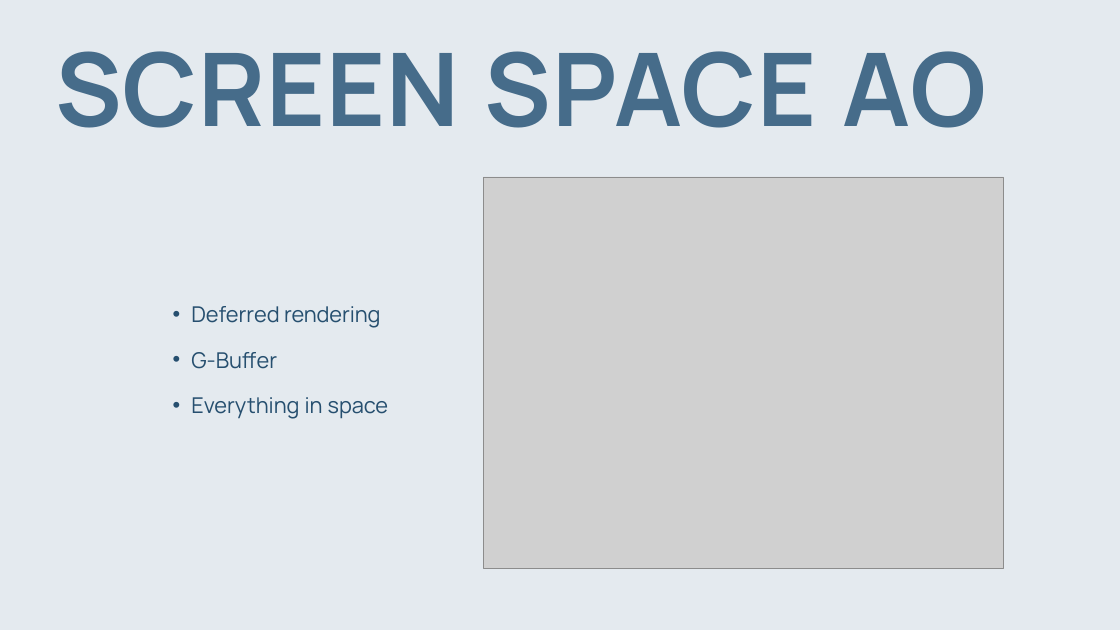
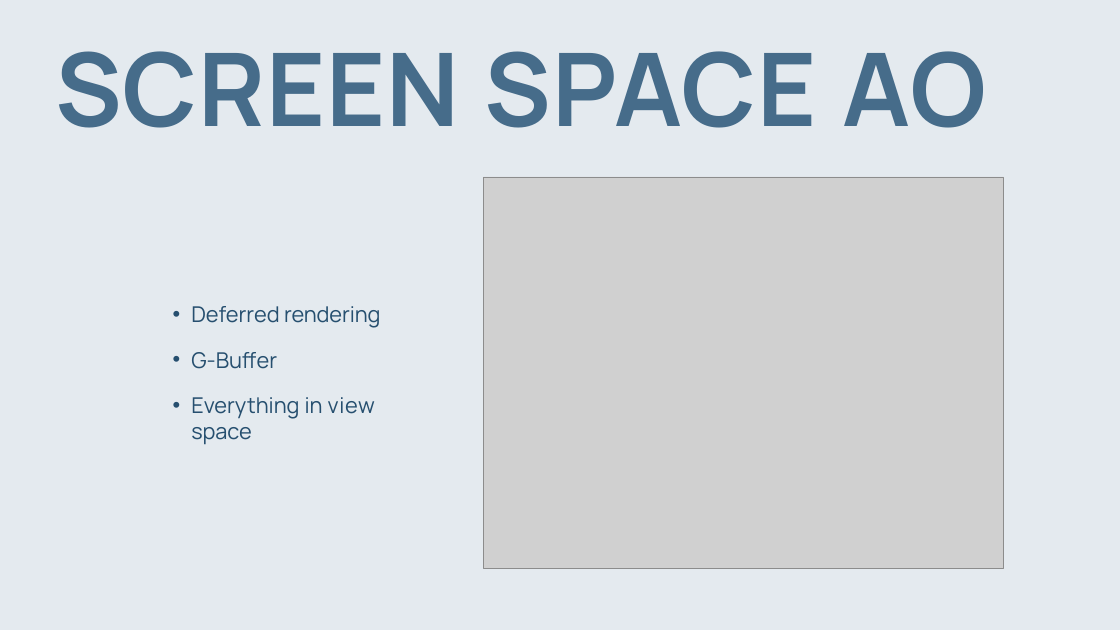
Before and after one commit to DaanDemaecker/Gradwork, a slide deck: slide 7 of Presentation/GW2425_Demaecker_Daan_NL_Presentation.pptx. Drawn at 1120x630 pixels with LibreOffice and Linux fonts; fonts in the diff are those of the drawing; grey boxes stand for pictures. Boxes give left, top, right and bottom in pixels: in the first picture for what was removed or moved away, otherwise in the second. Text is boxed around its words. In the diff, an @@ line names an element or a change of style, - is before the commit and + after.

Commit message:
Fixed a typo in presentation

```diff
--- a/Presentation/GW2425_Demaecker_Daan_NL_Presentation.pptx
+++ b/Presentation/GW2425_Demaecker_Daan_NL_Presentation.pptx
@@ text at bbox=[191, 397, 375, 445]: text changed @@
-• Everything in space
+• Everything in view space
```
